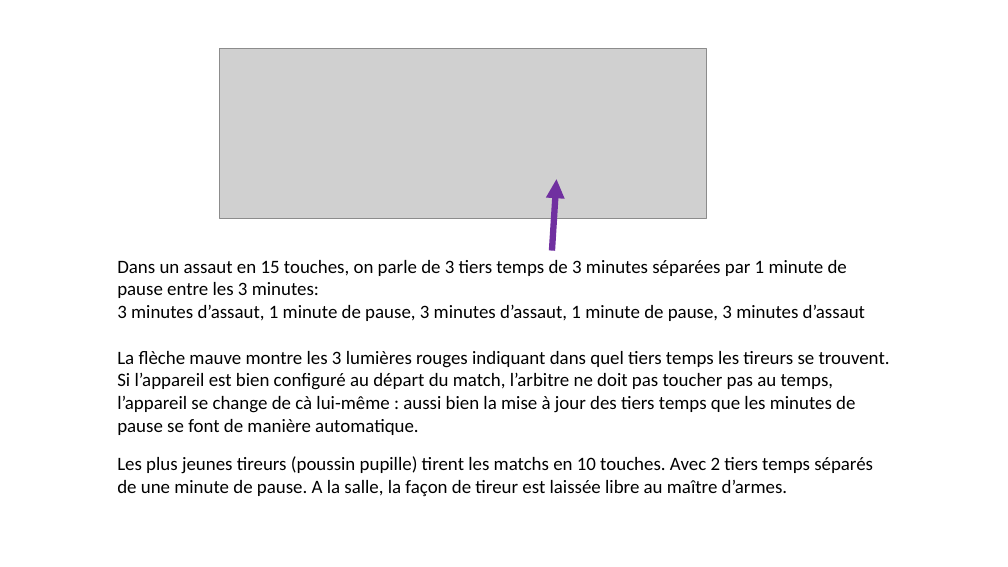
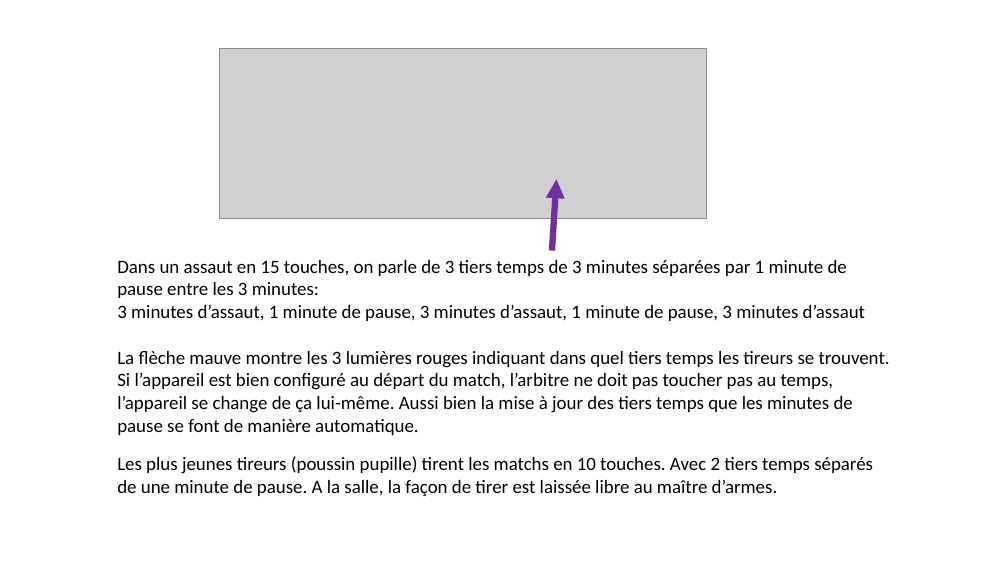
Before and after one commit to benoitlafaut/CercleRoyalEscrimeTournaisien, a slide deck: slide 1 of CercleRoyalEscrimeTournaisien/FileToUpload/NosCours/appareil.pps. Drawn at 1008x567 pixels with LibreOffice and Linux fonts; fonts in the diff are those of the drawing; grey boxes stand for pictures. Boxes give left, top, right and bottom in pixels: in the first picture for what was removed or moved away, otherwise in the second. Text is boxed around its words. In the diff, an @@ line names an element or a change of style, - is before the commit and + after.

Commit message:
modif appareil

```diff
--- a/CercleRoyalEscrimeTournaisien/FileToUpload/NosCours/appareil.pps
+++ b/CercleRoyalEscrimeTournaisien/FileToUpload/NosCours/appareil.pps
@@ text at bbox=[117, 351, 890, 435]: text changed @@
-La flèche mauve montre les 3 lumières rouges indiquant dans quel tiers temps les tireurs se trouvent. Si l’appareil est bien configuré au départ du match, l’arbitre ne doit pas toucher pas au temps, l’appareil se change de cà lui-même : aussi bien la mise à jour des tiers temps que les minutes de pause se font de manière automatique.
+La flèche mauve montre les 3 lumières rouges indiquant dans quel tiers temps les tireurs se trouvent. Si l’appareil est bien configuré au départ du match, l’arbitre ne doit pas toucher pas au temps, l’appareil se change de ça lui-même. Aussi bien la mise à jour des tiers temps que les minutes de pause se font de manière automatique.
@@ text at bbox=[117, 456, 873, 496]: text changed @@
-Les plus jeunes tireurs (poussin pupille) tirent les matchs en 10 touches. Avec 2 tiers temps séparés de une minute de pause. A la salle, la façon de tireur est laissée libre au maître d’armes.
+Les plus jeunes tireurs (poussin pupille) tirent les matchs en 10 touches. Avec 2 tiers temps séparés de une minute de pause. A la salle, la façon de tirer est laissée libre au maître d’armes.
```
Also in this commit, not shown: 1 other slide changed.
